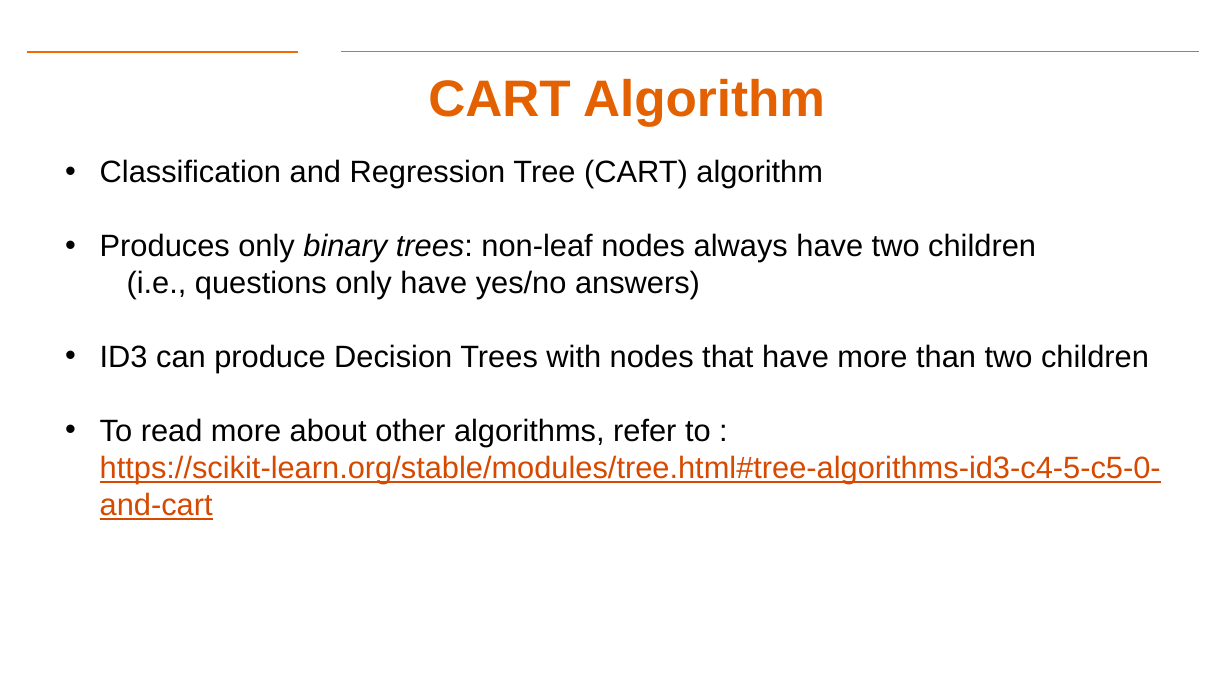
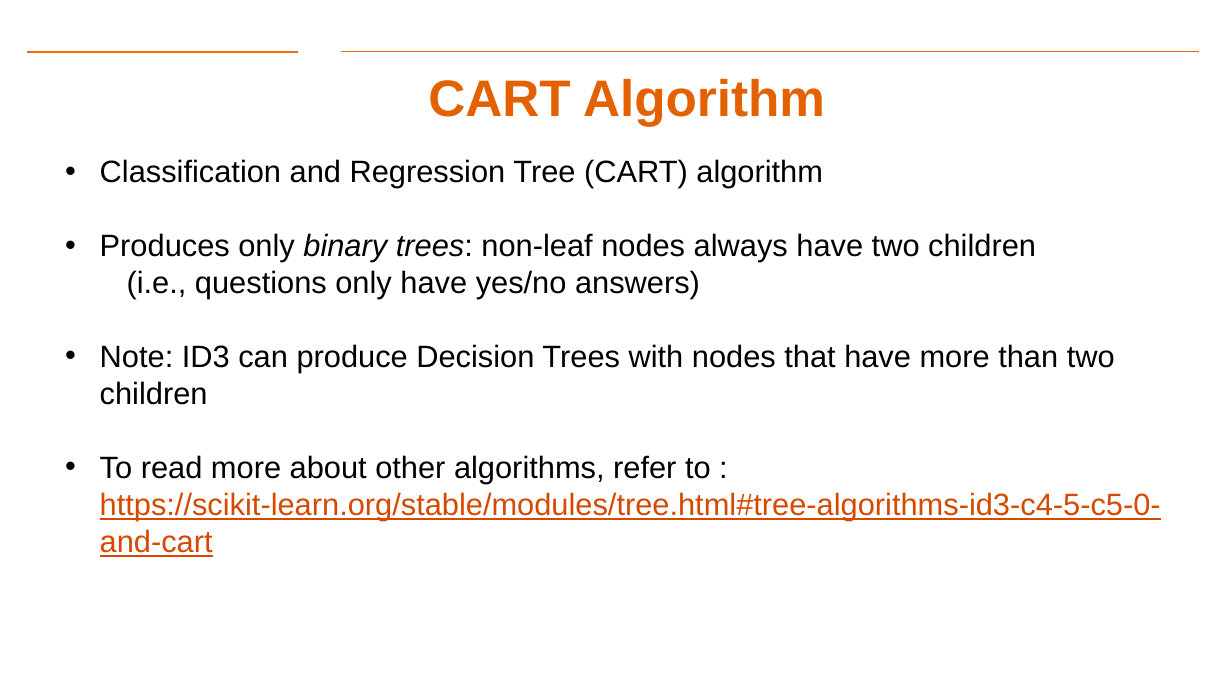
Before and after one commit to gk5951/RIT-DSCI-633-FDS, a slide deck: slide 21 of Syllabus/Lecture06/Lec06.pptx. Drawn at 1232x693 pixels with LibreOffice and Linux fonts; fonts in the diff are those of the drawing; background and template pictures are left out. Boxes give left, top, right and bottom in pixels: in the first picture for what was removed or moved away, otherwise in the second. Text is boxed around its words. In the diff, an @@ line names an element or a change of style, - is before the commit and + after.

Commit message:
Updated Slides

```diff
--- a/Syllabus/Lecture06/Lec06.pptx
+++ b/Syllabus/Lecture06/Lec06.pptx
@@ text at (100, 344, 1115, 405): text changed @@
-• ID3 can produce Decision Trees with nodes that have more than two children
+• Note: ID3 can produce Decision Trees with nodes that have more than two children
```
